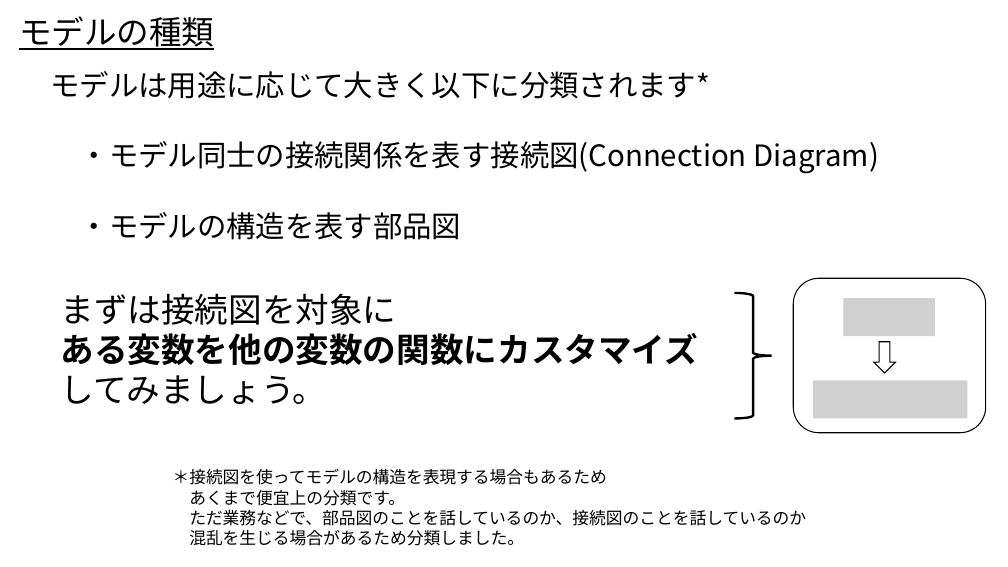
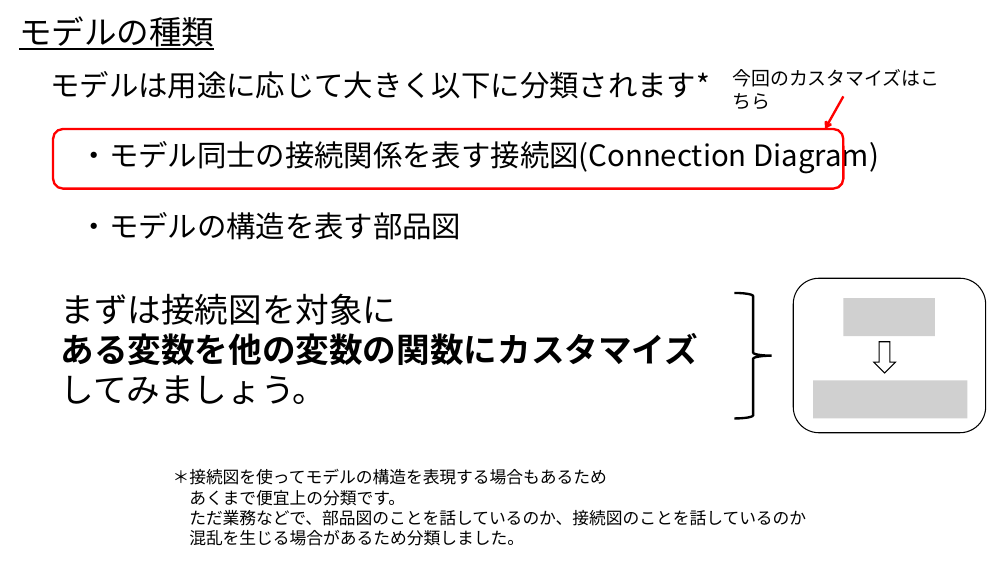
Before and after one commit to UedaShigenori/OpenModelica_Tutorials_Ja, a slide deck: slide 4 of 3_CustomizeModel1_AddParameter/OpenModelica_Tutorials_3.pptx. Drawn at 1008x567 pixels with LibreOffice and Linux fonts; fonts in the diff are those of the drawing; grey boxes stand for pictures. Boxes give left, top, right and bottom in pixels: in the first picture for what was removed or moved away, otherwise in the second. Text is boxed around its words. In the diff, an @@ line names an element or a change of style, - is before the commit and + after.

```diff
--- a/3_CustomizeModel1_AddParameter/OpenModelica_Tutorials_3.pptx
+++ b/3_CustomizeModel1_AddParameter/OpenModelica_Tutorials_3.pptx
@@ text added at box(732, 69, 939, 109), 18 pt, text #000000 @@
+今回のカスタマイズはこちら
@@ arrow added from (844, 97) to (825, 129), #FF0000 2.25 pt @@
@@ rounded rectangle added at box(53, 129, 843, 189), outline #FF0000 2.25 pt @@
```
Also in this commit, not shown: 1 other slide changed, 3 other files.
